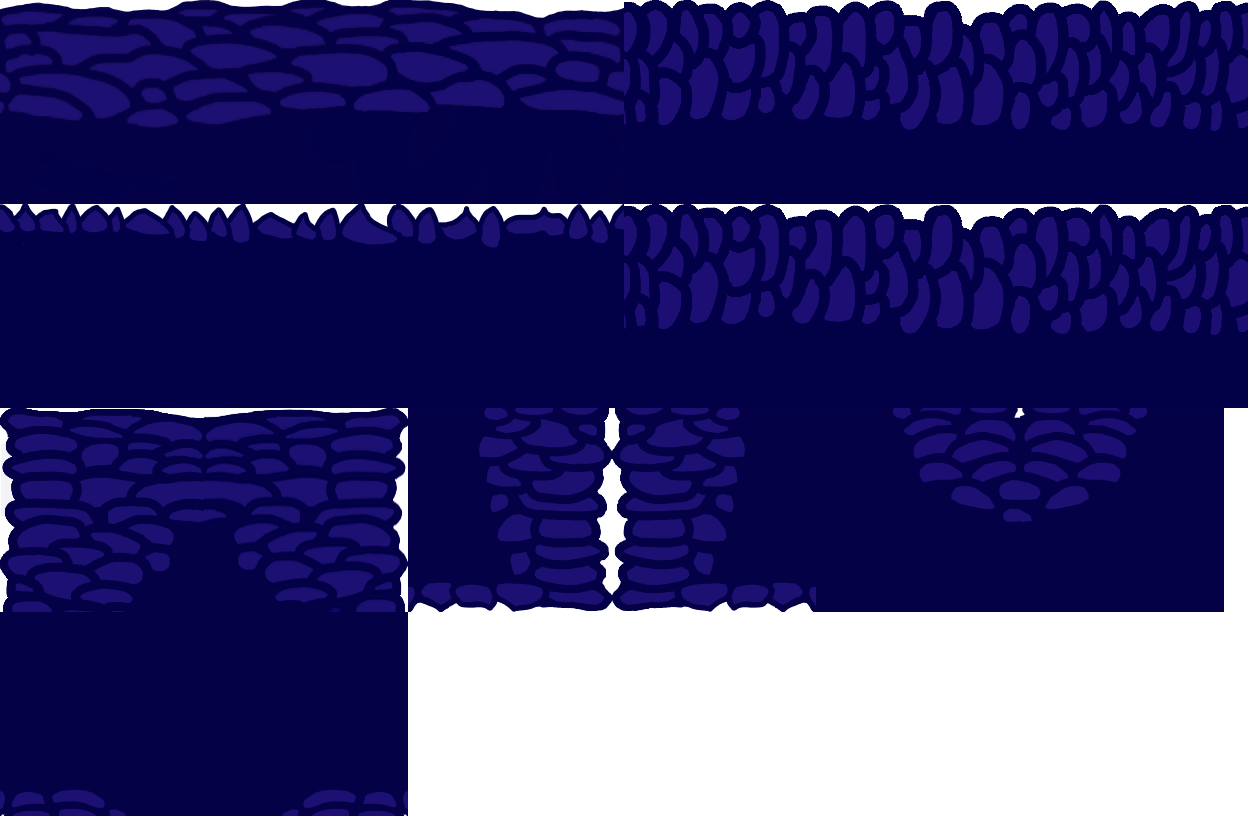
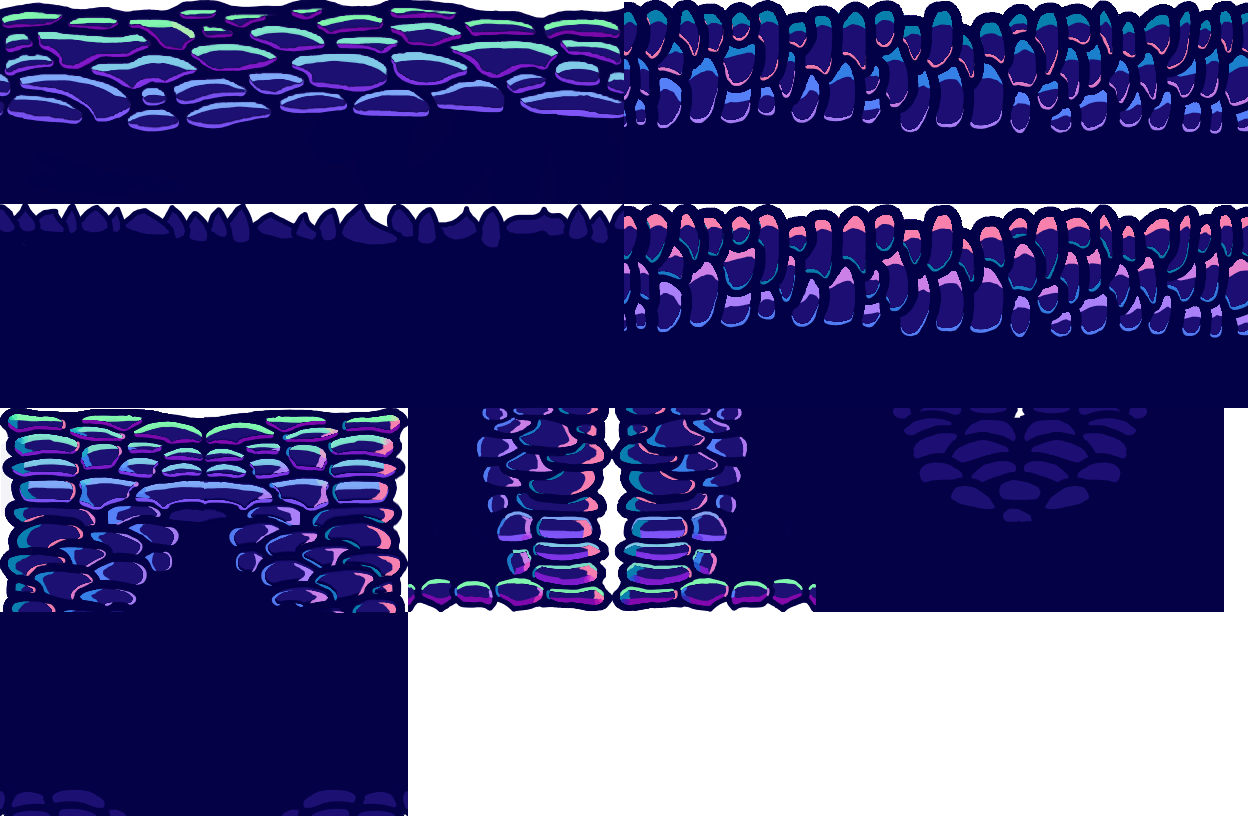
Layered file, before and after one edit (w=1248, h=816). Changes by layer:
showed group "Normals group" (10 layers) over box(0, 1, 1248, 613)
added layer "Left down outer corner normals" in group "Normals group" over box(0, 1, 1248, 613)
added layer "Right down outer corner normals" in group "Normals group" over box(0, 41, 1248, 613)
added layer "Right top outer corner normals" in group "Normals group" over box(0, 1, 844, 613)
added layer "Kopia Wall normals" in group "Normals group" over box(0, 1, 1248, 613)
